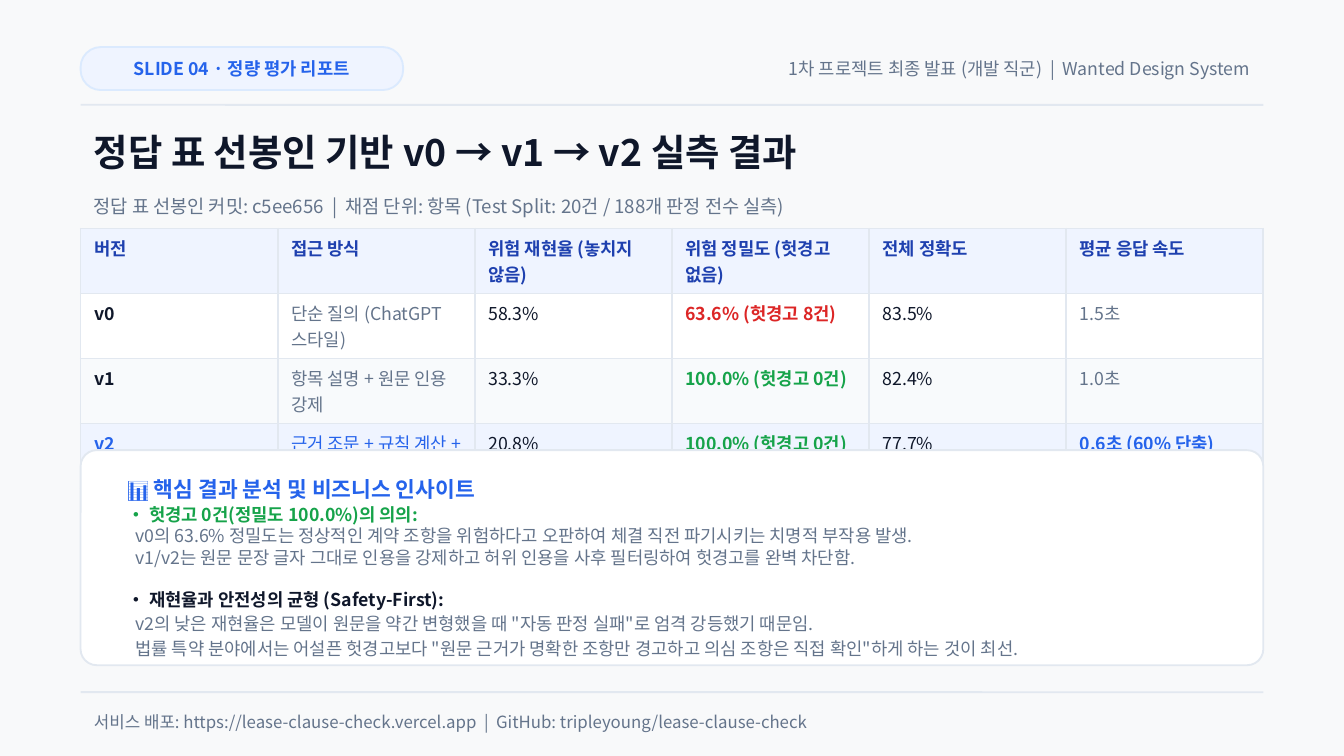
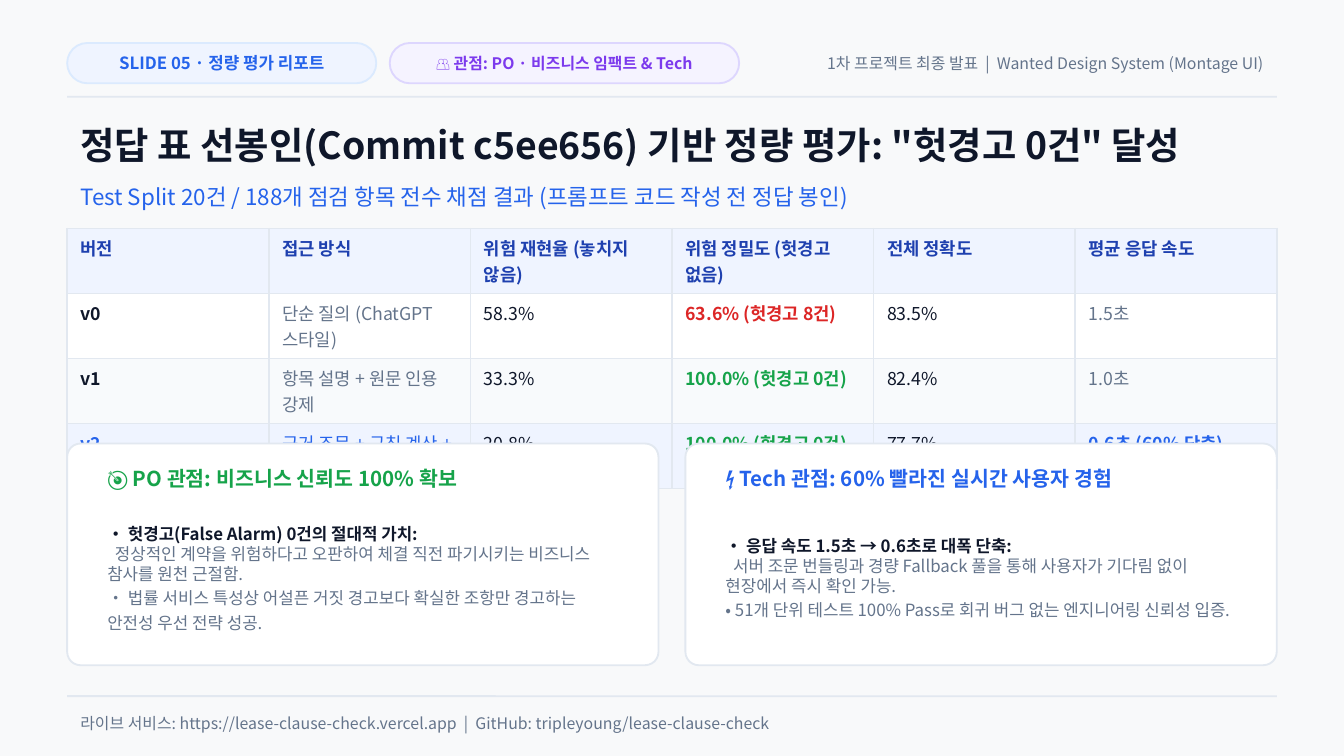
Before and after one commit to tripleyoung/lease-clause-check, a slide deck: slide 5 of submission/01_발표자료_계약서특약점검기.pptx (slide 4 before the commit). Drawn at 1344x756 pixels with LibreOffice and Linux fonts; fonts in the diff are those of the drawing. Boxes give left, top, right and bottom in pixels: in the first picture for what was removed or moved away, otherwise in the second. Text is boxed around its words. In the diff, an @@ line names an element or a change of style, - is before the commit and + after.

Commit message:
feat(presentation): PO·디자인·개발 전 직군 대중 청중 맞춤 실물 스크린샷 및 직군별 가치 제안 반영

```diff
--- a/submission/01_발표자료_계약서특약점검기.pptx
+++ b/submission/01_발표자료_계약서특약점검기.pptx
@@ rounded rectangle: place and size @@
-rounded rectangle at (81,47,403,90)
+rounded rectangle at (67,43,376,83)
@@ rounded rectangle at (67,43,376,83): proportions changed @@
@@ text at (119,55,324,71): text changed; size 9.5 to 9 pt @@
-SLIDE 04 · 정량 평가 리포트
+SLIDE 05 · 정량 평가 리포트
@@ rounded rectangle added at (390,43,739,83), fill #F5F3FF, outline #DDD6FE 1 pt @@
@@ text added at (454,55,692,71), 8.5 pt, text #7C3AED, bold @@
+👥 관점: PO · 비즈니스 임팩트 & Tech
@@ text at (827,56,1263,73): text changed; size 9.5 to 8.5 pt @@
-1차 프로젝트 최종 발표 (개발 직군) | Wanted Design System
+1차 프로젝트 최종 발표 | Wanted Design System (Montage UI)
@@ line moved from (81, 105) - (1263, 105) to (67, 97) - (1277, 97) @@
@@ text at (80,127,1180,167): text changed @@
-정답 표 선봉인 기반 v0 → v1 → v2 실측 결과
+정답 표 선봉인(Commit c5ee656) 기반 정량 평가: "헛경고 0건" 달성
@@ text at (80,186,848,210): text changed; size 10 to 12 pt; text colour #64748B to #2563EB @@
-정답 표 선봉인 커밋: c5ee656 | 채점 단위: 항목 (Test Split: 20건 / 188개 판정 전수 실측)
+Test Split 20건 / 188개 점검 항목 전수 채점 결과 (프롬프트 코드 작성 전 정답 봉인)
@@ table: place and size @@
-table at (81,228,1266,486)
+table at (67,228,1277,486)
@@ rounded rectangle at (67,444,659,665): proportions changed @@
@@ rounded rectangle: place and size @@
-rounded rectangle at (81,450,1263,665)
+rounded rectangle at (67,444,659,665)
@@ rounded rectangle added at (685,444,1277,665), fill #FFFFFF, outline #E2E8F0 1 pt @@
@@ text added at (133,468,457,488), 11 pt, text #16A34A, bold @@
+🎯 PO 관점: 비즈니스 신뢰도 100% 확보
@@ text removed at (154,479,475,499) @@
-📊 핵심 결과 분석 및 비즈니스 인사이트
@@ text added at (740,468,1112,488), 11 pt, text #2563EB, bold @@
+⚡ Tech 관점: 60% 빨라진 실시간 사용자 경험
@@ text removed at (135,506,1019,657) @@
-• 헛경고 0건(정밀도 100.0%)의 의의:
-v0의 63.6% 정밀도는 정상적인 계약 조항을 위험하다고 오판하여 체결 직전 파기시키는 치명적 부작용 발생.
-v1/v2는 원문 문장 글자 그대로 인용을 강제하고 허위 인용을 사후 필터링하여 헛경고를 완벽 차단함.
-• 재현율과 안전성의 균형 (Safety-First):
-v2의 낮은 재현율은 모델이 원문을 약간 변형했을 때 "자동 판정 실패"로 엄격 강등했기 때문임.
-법률 특약 분야에서는 어설픈 헛경고보다 "원문 근거가 명확한 조항만 경고하고 의심 조항은 직접 확인"하게 하는 것이 최선.
@@ text added at (107,525,590,631), 9 pt, text #64748B @@
+• 헛경고(False Alarm) 0건의 절대적 가치:
+정상적인 계약을 위험하다고 오판하여 체결 직전 파기시키는 비즈니스 참사를 원천 근절함.
+• 법률 서비스 특성상 어설픈 거짓 경고보다 확실한 조항만 경고하는 안전성 우선 전략 성공.
@@ text added at (725,538,1230,618), 9 pt, text #64748B @@
+• 응답 속도 1.5초 → 0.6초로 대폭 단축:
+서버 조문 번들링과 경량 Fallback 풀을 통해 사용자가 기다림 없이 현장에서 즉시 확인 가능.
+• 51개 단위 테스트 100% Pass로 회귀 버그 없는 엔지니어링 신뢰성 입증.
@@ line moved from (81, 692) - (1263, 692) to (67, 696) - (1277, 696) @@
@@ text at (80,716,770,733): text changed; size 9 to 8.5 pt @@
-서비스 배포: https://lease-clause-check.vercel.app | GitHub: tripleyoung/lease-clause-check
+라이브 서비스: https://lease-clause-check.vercel.app | GitHub: tripleyoung/lease-clause-check
```
Also in this commit, not shown: 3 other slides changed, 2 slides added, 2 slides removed, 10 other files.
